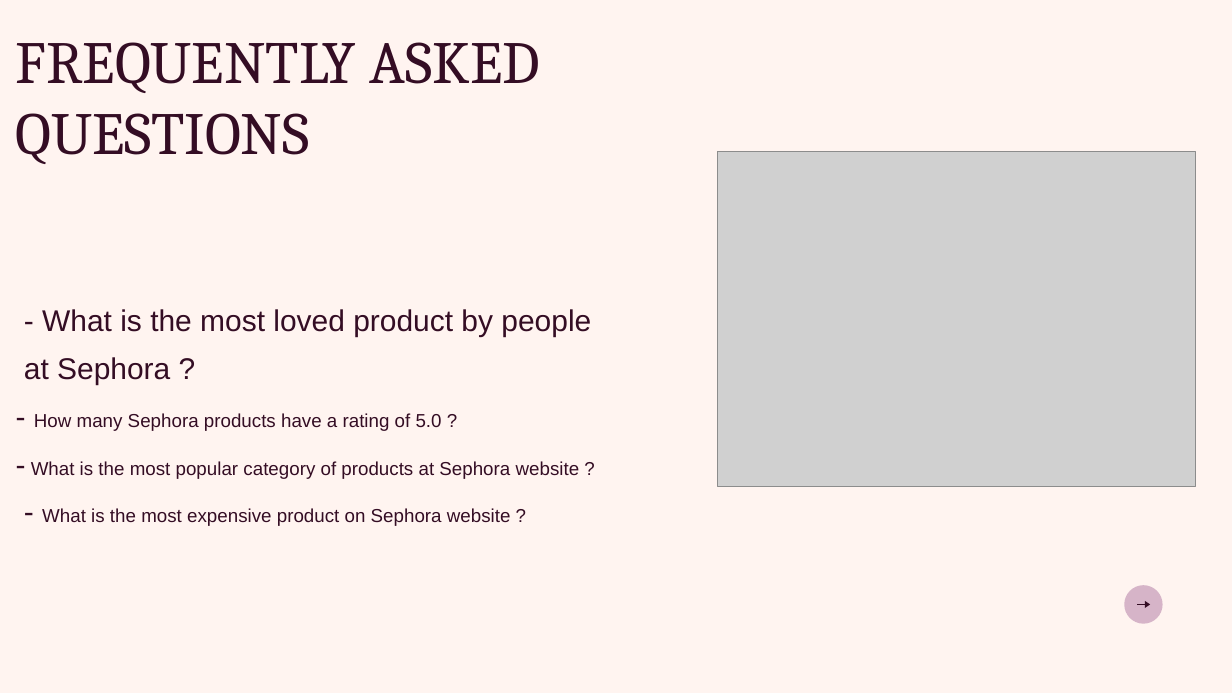
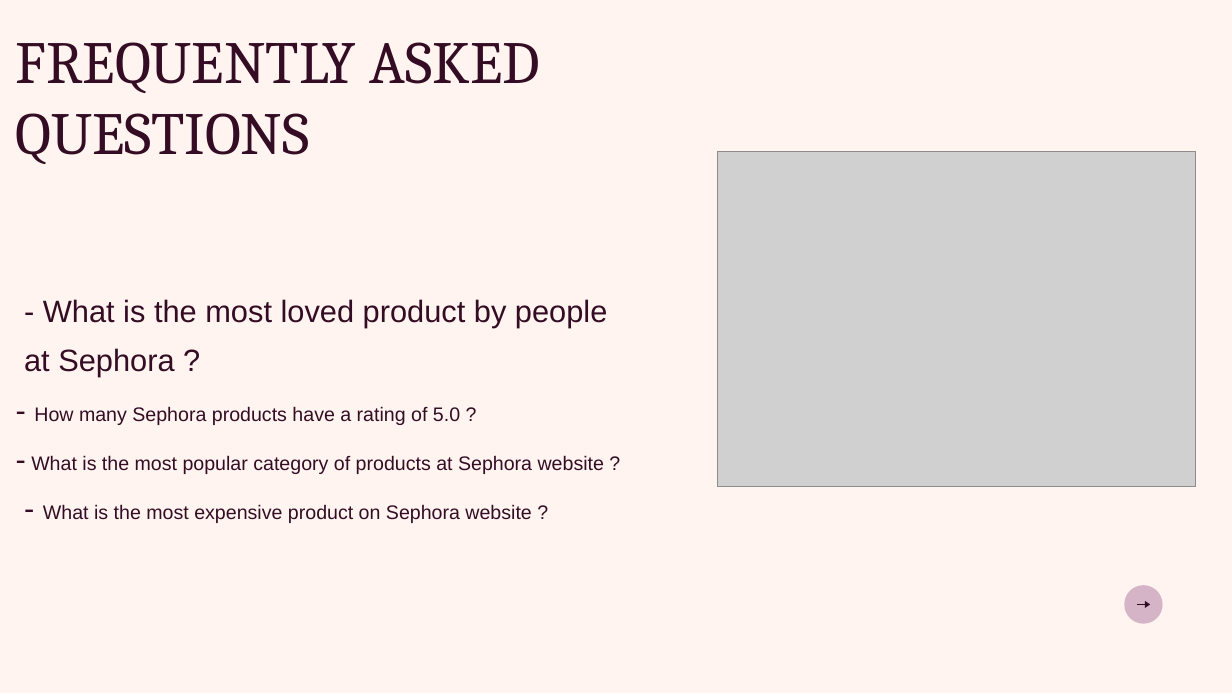
Before and after one commit to MahaAharqan/Data-Science-Artificial-Intelligence-Machine-Learning, a slide deck: slide 6 of Presentation.pptx. Drawn at 1232x693 pixels with LibreOffice and Linux fonts; fonts in the diff are those of the drawing; grey boxes stand for pictures. Boxes give left, top, right and bottom in pixels: in the first picture for what was removed or moved away, otherwise in the second. Text is boxed around its words. In the diff, an @@ line names an element or a change of style, - is before the commit and + after.

```diff
--- a/Presentation.pptx
+++ b/Presentation.pptx
@@ text "- What is the most ...": place and size @@
-text "- What is the most ..." at box(24, 309, 591, 526)
+text "- What is the most ..." at box(24, 299, 607, 523)
@@ text "- What is the most ..." at box(24, 299, 607, 523): size 35 to 36 pt in "- What is the most loved product ...", "at Sephora ?", "-", "-" and 1 more places; size 21.9 to 22.9 pt in "How many Sephora products have a rating ...", "What is the most popular category of ...", "What is the most expensive product on ..."; line spacing 56pt to 57.6pt @@
```
Also in this commit, not shown: 9 other slides changed.
